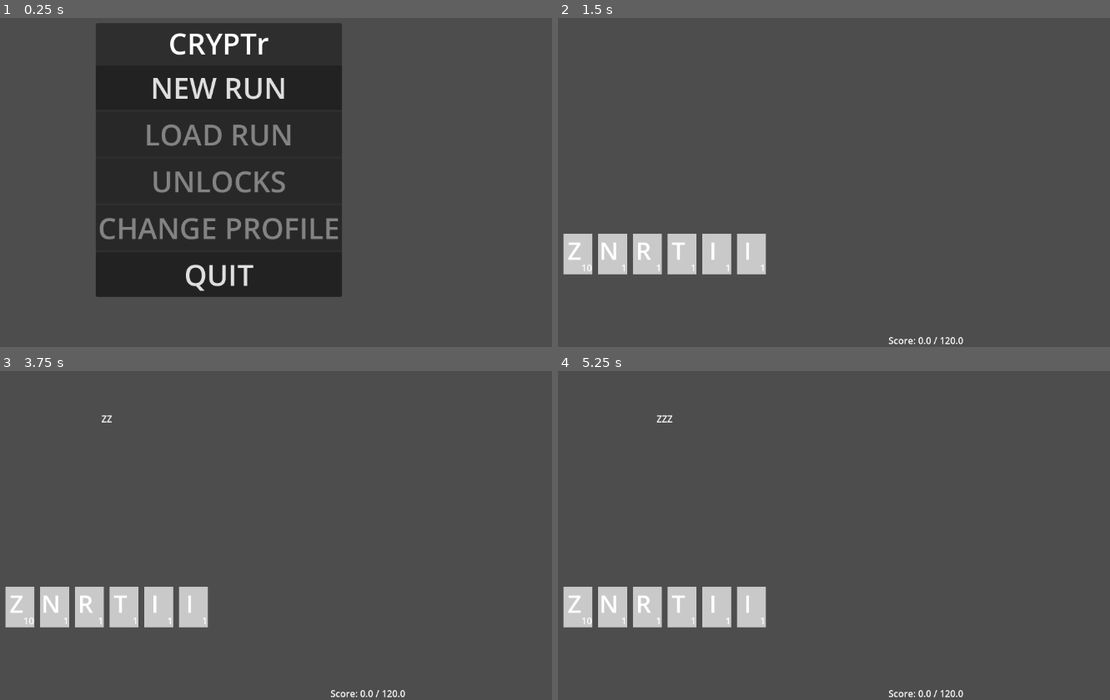
Above: before the commit, frames 1-4 (two rows, left to right).
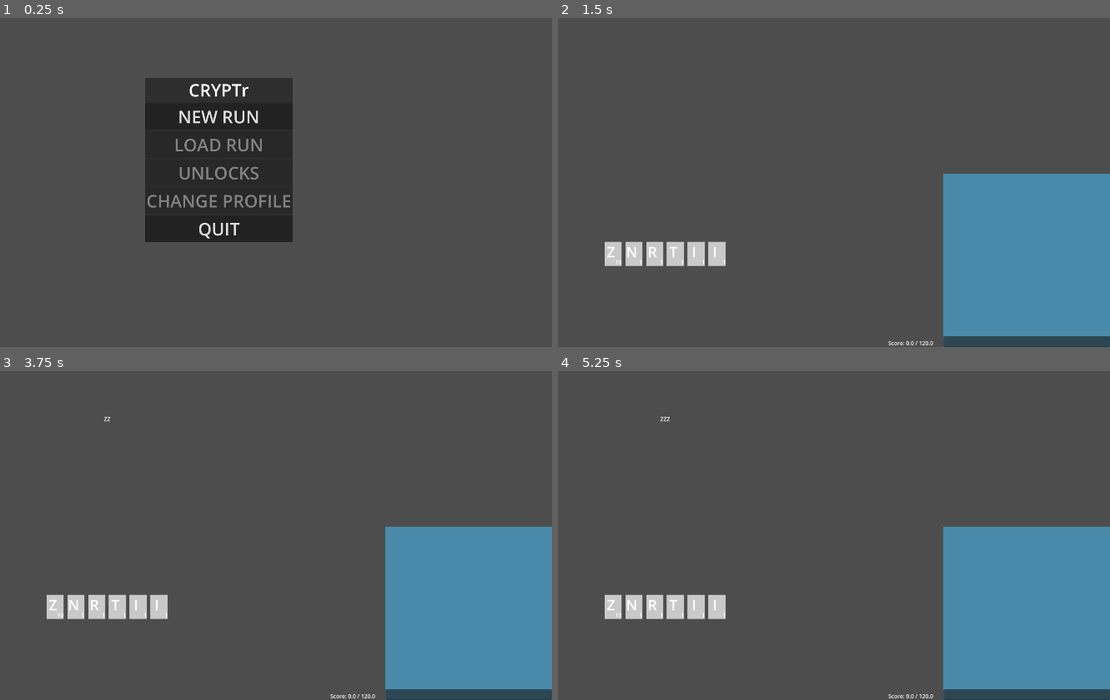
Above: after the commit, the same moments.

Repository: LucasMc17/CRYPTr
Game: Godot game, scene res://root.tscn
Two runs of this game, one before a commit and one after it. Both use one fixed random seed, a clock stepped at 60 frames per second and the inputs below.
Inputs (mouse positions are in pixels of both pictures, inside the frame that each line leads up to):
- Up to frame 1 (0.25 s): no input
- Up to frame 2 (1.5 s): click "NEW RUN" at 0.5 s; tap Enter (enter) at 1.25, 1.35 s; move the mouse to (922, 139) at 1.27 s; click (922, 139) at 1.42 s
- Up to frame 3 (3.75 s): tap Space at 2, 3.5 s; move the mouse to (88, 532) at 2.02 s; hold Backspace (backspace) 2.03-2.78 s; tap Z at 2.1, 3.6 s; click (88, 532) at 2.17 s; tap Enter (enter) at 2.75, 2.85 s; move the mouse to (287, 430) at 2.77 s; click (287, 430) at 2.92 s; move the mouse to (187, 588) at 3.52 s; click (187, 588) at 3.67 s
- Up to frame 4 (5.25 s): tap Enter (enter) at 4.25, 4.35 s; move the mouse to (977, 568) at 4.27 s; hold A from 4.28 s (still down); click (977, 568) at 4.42 s; tap Space at 5 s; move the mouse to (574, 456) at 5.02 s; tap Z at 5.1 s; click (574, 456) at 5.17 s

The runs differ from the first frame. In frame 1, 27% of the frame differs, in the area x 17-62%, y 1-85%; in frame 2, 19%; in frame 3, 19%; in frame 4, 19%.

Commit message:
non functional debug console

Diff:
--- a/project.godot
+++ b/project.godot
@@ -21,6 +21,11 @@
 Player="*res://globals/player.gd"
 DebugNode="*res://globals/debug_node.tscn"
 
+[display]
+
+window/size/viewport_width=1920
+window/size/viewport_height=1080
+
 [input]
 
 backspace={
--- /dev/null
+++ b/scenes/debug_ui/debug_blocks/debug_console.gd
@@ -0,0 +1,52 @@
+class_name DebugConsole extends PanelContainer
+
+# NODES
+@onready var History = %History
+@onready var CommandLine = %CommandLine
+
+# GLOBALS
+var command_history := []
+var _history_pointer
+
+# FUNCS
+func get_from_history(pointer : int):
+	_history_pointer = pointer
+	CommandLine.text = command_history[pointer]
+	CommandLine.set_caret_column(1000)
+
+func clear():
+	History.text = ''
+
+# BUILT INS
+# func _ready():
+# 	Global.Debug.DEBUG_CONSOLE = self
+# 	if Global.Debug.debug_override == "DEFER":
+# 		visible = Global.Debug.show_debug_console
+
+func _gui_input(event):
+	if event is InputEventMouseButton and event.button_index == MOUSE_BUTTON_LEFT and event.pressed:
+		CommandLine.grab_focus()
+
+func _input(_event):
+	if CommandLine.has_focus() and Input.is_action_just_pressed("up"):
+		if _history_pointer == 0:
+			return
+		if _history_pointer != null and _history_pointer > 0:
+			get_from_history(_history_pointer - 1)
+			return
+		elif !_history_pointer and command_history.size() > 0:
+			get_from_history(command_history.size() - 1)
+			return
+	elif CommandLine.has_focus() and Input.is_action_just_pressed("down"):
+		if _history_pointer != null and _history_pointer < command_history.size() - 1:
+			get_from_history(_history_pointer + 1)
+			return
+
+# SIGNAL LISTENERS
+# func _on_command_line_text_submitted(new_text):
+# 	command_history.append(new_text)
+# 	_history_pointer = null
+# 	var inputs = Array(new_text.split(' '))
+# 	var command_name = inputs.pop_front()
+# 	Global.Debug.command(command_name, inputs, 'Query: ' + new_text)
+# 	CommandLine.text = ''
--- /dev/null
+++ b/scenes/debug_ui/debug_blocks/debug_console.tscn
@@ -0,0 +1,26 @@
+[gd_scene load_steps=3 format=3 uid="uid://cjsi70w5ucfif"]
+
+[ext_resource type="Theme" uid="uid://b5d6wfr1eoxtk" path="res://themes/debug_theme/debug_theme.tres" id="1_ql2lk"]
+[ext_resource type="Script" uid="uid://oc11a05x7jmn" path="res://scenes/debug_ui/debug_blocks/debug_console.gd" id="2_rf8l3"]
+
+[node name="DebugConsole" type="PanelContainer"]
+custom_minimum_size = Vector2(0, 500)
+anchors_preset = 15
+anchor_right = 1.0
+anchor_bottom = 1.0
+grow_horizontal = 2
+grow_vertical = 2
+theme = ExtResource("1_ql2lk")
+script = ExtResource("2_rf8l3")
+
+[node name="VBoxContainer" type="VBoxContainer" parent="."]
+layout_mode = 2
+
+[node name="History" type="RichTextLabel" parent="VBoxContainer"]
+unique_name_in_owner = true
+layout_mode = 2
+size_flags_vertical = 3
+
+[node name="CommandLine" type="LineEdit" parent="VBoxContainer"]
+unique_name_in_owner = true
+layout_mode = 2
--- /dev/null
+++ b/scenes/debug_ui/debug_ui.tscn
@@ -0,0 +1,15 @@
+[gd_scene load_steps=2 format=3 uid="uid://d3dvjcwrjq0u0"]
+
+[ext_resource type="PackedScene" uid="uid://cjsi70w5ucfif" path="res://scenes/debug_ui/debug_blocks/debug_console.tscn" id="1_qk6j6"]
+
+[node name="DebugUi" type="VBoxContainer"]
+anchors_preset = -1
+anchor_left = 0.75
+anchor_right = 1.0
+anchor_bottom = 1.0
+grow_horizontal = 0
+grow_vertical = 2
+alignment = 2
+
+[node name="DebugConsole" parent="." instance=ExtResource("1_qk6j6")]
+layout_mode = 2
--- a/slices/run/run_screen.tscn
+++ b/slices/run/run_screen.tscn
@@ -1,6 +1,7 @@
-[gd_scene load_steps=5 format=3 uid="uid://b3ennndecf56b"]
+[gd_scene load_steps=6 format=3 uid="uid://b3ennndecf56b"]
 
 [ext_resource type="Script" uid="uid://en1uhxivcuk7" path="res://slices/run/run_screen.gd" id="1_lcpi4"]
+[ext_resource type="PackedScene" uid="uid://d3dvjcwrjq0u0" path="res://scenes/debug_ui/debug_ui.tscn" id="2_o8dxk"]
 [ext_resource type="PackedScene" uid="uid://hsul0q167iju" path="res://slices/run/states/encounter/encounter.tscn" id="4_lcpi4"]
 [ext_resource type="PackedScene" uid="uid://d3pg22dsctbb0" path="res://slices/run/states/map/map.tscn" id="4_o8dxk"]
 [ext_resource type="Script" uid="uid://dgjbmlg6wlice" path="res://ui_states/ui_switcher.gd" id="5_o8dxk"]
@@ -13,6 +14,9 @@
 grow_horizontal = 2
 grow_vertical = 2
 script = ExtResource("1_lcpi4")
+
+[node name="DebugUi" parent="." instance=ExtResource("2_o8dxk")]
+layout_mode = 1
 
 [node name="RunSwitcher" type="Control" parent="."]
 layout_mode = 1
--- /dev/null
+++ b/themes/debug_theme/debug_style_box_01.tres
@@ -0,0 +1,4 @@
+[gd_resource type="StyleBoxFlat" format=3 uid="uid://dk7omd53mdrkt"]
+
+[resource]
+bg_color = Color(0.28235295, 0.6431373, 0.83137256, 0.69803923)
--- /dev/null
+++ b/themes/debug_theme/debug_theme.tres
@@ -0,0 +1,6 @@
+[gd_resource type="Theme" load_steps=2 format=3 uid="uid://b5d6wfr1eoxtk"]
+
+[ext_resource type="StyleBox" uid="uid://dk7omd53mdrkt" path="res://themes/debug_theme/debug_style_box_01.tres" id="1_ibtuu"]
+
+[resource]
+PanelContainer/styles/panel = ExtResource("1_ibtuu")
Not shown, added: scenes/debug_ui/debug_blocks/debug_console.gd.uid
